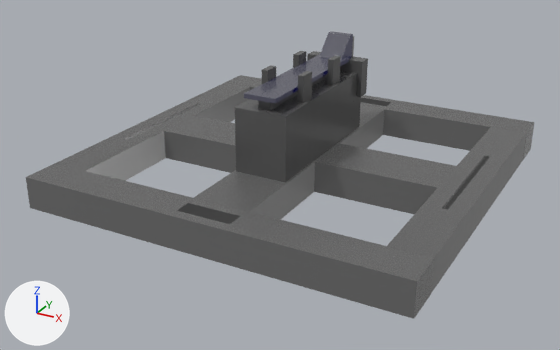
The glTF model models/PBR/Pallet.glb, before and after one commit.
Both versions are drawn from a 50 mm camera at (0.158, -0.31, 0.152) aimed at (-0.004, -0.015, 0.005). The axes (+X, +Y, +Z) are drawn at lower left. The lights are the same throughout. Where no turn or scale is listed for an object, it has been applied to the vertices.

Objects in the first picture: 'Pallet_0011', 'Pallet_0012', 'Pallet_0013', 'Pallet_0014', 'Pallet_0015', 'Pallet_0016', 'Pallet_002', 'Pallet_003', 'Pallet_005', 'Pallet_008', 'Pallet_009'.
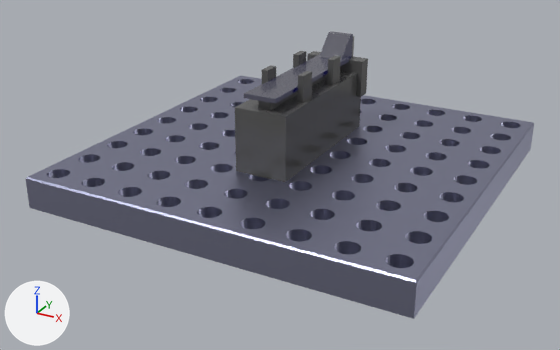
The newer file is also turned or shifted as a whole; pictures and numbers use the older file's frame.

Where the change shows, as pixel boxes (x1, y1, x2, y2) in the pictures (560 x 350 px):
```json
{"object": "PiastraForata", "change": "added", "after": [26, 76, 534, 319]}
{"object": "Pallet_0015", "change": "deleted", "before": [26, 163, 434, 319]}
{"object": "Pallet_0014", "change": "deleted", "before": [164, 115, 456, 214]}
{"object": "Pallet_0012", "change": "deleted", "before": [387, 127, 526, 293]}
{"object": "Pallet_0013", "change": "deleted", "before": [56, 83, 250, 181]}
{"object": "Pallet_0016", "change": "deleted", "before": [225, 75, 534, 160]}
{"object": "Pallet_0011", "change": "deleted", "before": [194, 105, 384, 220]}
```

The change, as JSON lines over the scene's bpy script:
```json
{"op": "add", "block": "mat_steel", "code": ["mat_steel = principled_material('Steel')", "mat_steel.base_color = (0.358, 0.366, 0.505)  # grey #a1a3bc", "mat_steel.metallic = 1.0", "mat_steel.roughness = 0.423"]}
{"op": "add", "block": "me_piastraforata_001", "code": ["me_piastraforata_001 = bpy.data.meshes.new('PiastraForata.001')", "me_piastraforata_001.from_pydata(...)  # 4062 vertices, 8444 faces; spans x -0.09..0.09, y -0.09..0.09, z 0.0..0.015", "me_piastraforata_001.materials.append(mat_steel)  # grey #a1a3bc"]}
{"op": "remove", "block": "ob_pallet_0011", "code": ["ob_pallet_0011 = bpy.data.objects.new('Pallet_0011', me_mesh_0_004)", "ob_pallet_0011.parent = ob_pallet", "ob_pallet_0011.location = (0.0, 0.0, -0.0006)", "ob_pallet_0011.scale = (0.15, 0.799, 1.0)"]}
{"op": "remove", "block": "ob_pallet_0012", "code": ["ob_pallet_0012 = bpy.data.objects.new('Pallet_0012', me_mesh_0_004)", "ob_pallet_0012.parent = ob_pallet", "ob_pallet_0012.location = (0.0809, 0.0, -0.0006)", "ob_pallet_0012.scale = (0.1, 0.799, 1.0)"]}
{"op": "remove", "block": "ob_pallet_0013", "code": ["ob_pallet_0013 = bpy.data.objects.new('Pallet_0013', me_mesh_0_004)", "ob_pallet_0013.parent = ob_pallet", "ob_pallet_0013.location = (-0.0809, 0.0, -0.0006)", "ob_pallet_0013.scale = (0.1, 0.799, 1.0)"]}
{"op": "remove", "block": "ob_pallet_0014", "code": ["ob_pallet_0014 = bpy.data.objects.new('Pallet_0014', me_mesh_0_004)", "ob_pallet_0014.parent = ob_pallet", "ob_pallet_0014.location = (0.0, 0.0, -0.0006)", "ob_pallet_0014.scale = (0.799, 0.15, 1.0)"]}
{"op": "remove", "block": "ob_pallet_0015", "code": ["ob_pallet_0015 = bpy.data.objects.new('Pallet_0015', me_mesh_0_004)", "ob_pallet_0015.parent = ob_pallet", "ob_pallet_0015.location = (0.0, -0.081, -0.0006)", "ob_pallet_0015.scale = (1.0, 0.1, 1.0)"]}
{"op": "remove", "block": "ob_pallet_0016", "code": ["ob_pallet_0016 = bpy.data.objects.new('Pallet_0016', me_mesh_0_004)", "ob_pallet_0016.parent = ob_pallet", "ob_pallet_0016.location = (0.0, 0.081, -0.0006)", "ob_pallet_0016.scale = (1.0, 0.1, 1.0)"]}
{"op": "add", "block": "ob_piastraforata", "code": ["ob_piastraforata = bpy.data.objects.new('PiastraForata', me_piastraforata_001)", "ob_piastraforata.location = (0.0, -0.0003, 0.0003)"]}
```
